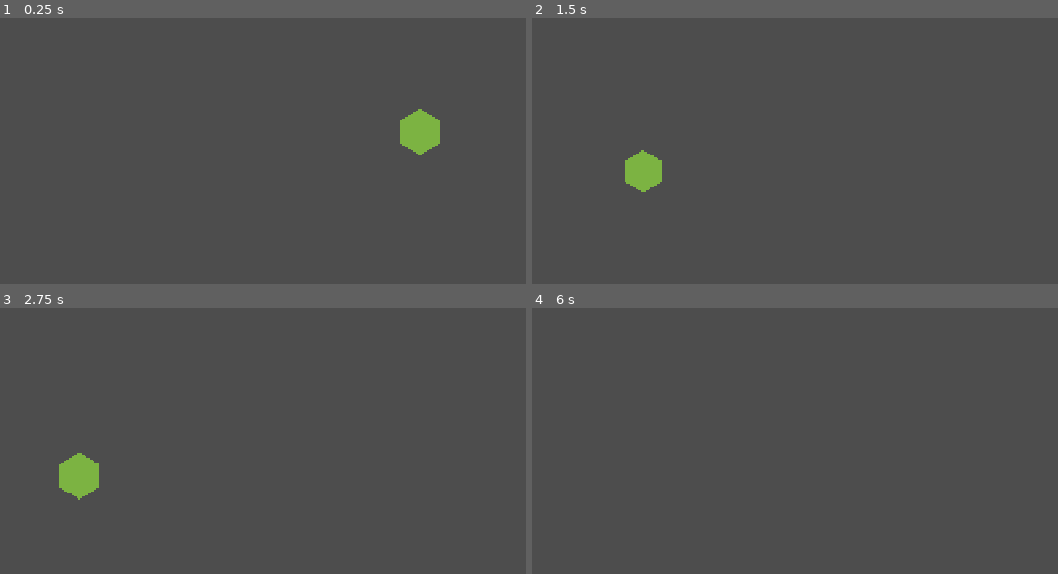
Above: before the commit, frames 1-4 (two rows, left to right).
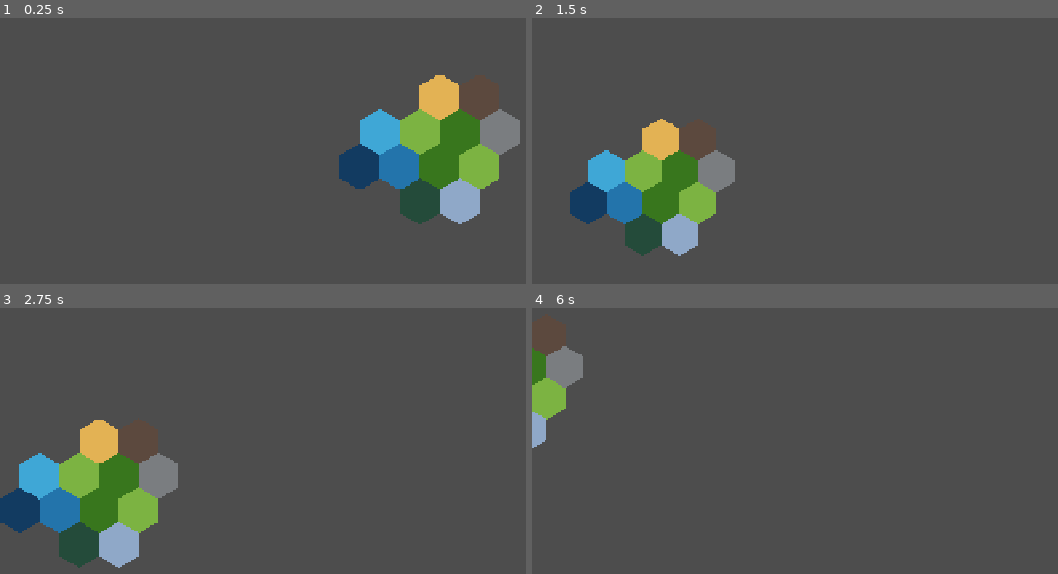
Above: after the commit, the same moments.

Repository: makryl-dev/Hexaria
Game: Godot game, scene res://world/world.tscn
Same seed, same stepped clock (60 frames per second), same inputs: the game is played once before the commit and once after it.
Inputs (mouse positions are in pixels of both pictures, inside the frame that each line leads up to):
- Up to frame 1 (0.25 s): no input
- Up to frame 2 (1.5 s): tap Enter at 0.5 s; move the mouse to (outside the picture) at 0.52 s; hold Middle mouse button (camera_drag_move) 0.53-1.28 s; tap Space (time_pause) at 1.25 s; move the mouse to (773, 132) at 1.27 s; tap Mouse wheel down (camera_zoom_in) at 1.35 s
- Up to frame 3 (2.75 s): tap Enter at 2 s; move the mouse to (outside the picture) at 2.02 s; hold Mouse wheel up (camera_zoom_out) from 2.03 s (still down)
- Up to frame 4 (6 s): tap Space (time_pause) at 2.75, 4.25 s; move the mouse to (889, 488) at 2.77 s; release Mouse wheel up (camera_zoom_out) at 2.78 s; tap 1 (time_set_speed_1) at 2.85 s; tap Enter at 3.5 s; move the mouse to (outside the picture) at 3.52 s; tap 2 (time_set_speed_2) at 3.6 s; move the mouse to (689, 331) at 4.27 s; tap 3 (time_set_speed_3) at 4.35 s; move the mouse to (973, 398) at 5.02 s; hold Middle mouse button (camera_drag_move) 5.03-5.78 s; move the mouse to (outside the picture) at 5.77 s; tap Mouse wheel down (camera_zoom_in) at 5.85 s

The runs differ from the first frame. In frame 1, 10% of the frame differs, in the area x 64-99%, y 21-78%; in frame 2, 8.3%; in frame 3, 9.7%; in frame 4, 2.2%.

Commit message:
feat: update map generator to generate one of every terrain types

Diff:
--- a/world/map_generator.gd
+++ b/world/map_generator.gd
@@ -18,7 +18,18 @@
 	var map := WorldMap.new()
 
 	var layout: Dictionary = {
-		Vector2i(0,0) : _terrain_types['p']
+		Vector2i(0, 0): _terrain_types["p"],
+		Vector2i(1, 0): _terrain_types["f"],
+		Vector2i(2, 0): _terrain_types["m"],
+		Vector2i(0, 1): _terrain_types["f"],
+		Vector2i(1, 1): _terrain_types["p"],
+		Vector2i(-1, 0): _terrain_types["ws"],
+		Vector2i(-1, 1): _terrain_types["wm"],
+		Vector2i(-2, 1): _terrain_types["wd"],
+		Vector2i(0, -1): _terrain_types["d"],
+		Vector2i(1, -1): _terrain_types["dm"],
+		Vector2i(0, 2): _terrain_types["sf"],
+		Vector2i(1, 2): _terrain_types["sm"],
 	}
 
 	var id: int = 0
